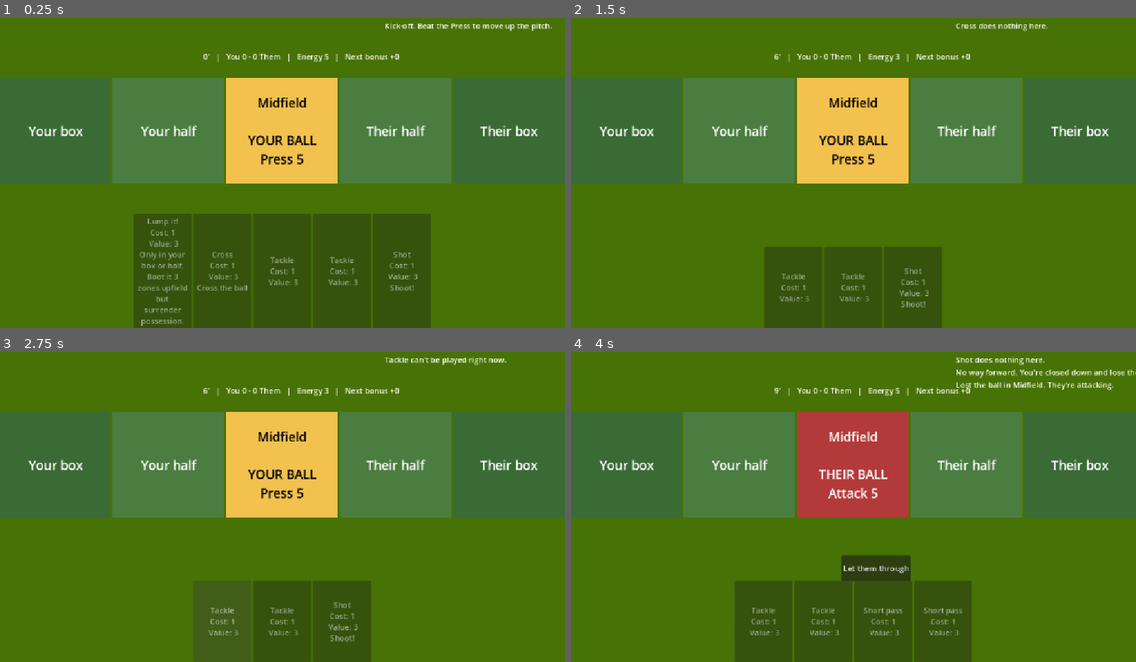
Above: before the commit, frames 1-4 (two rows, left to right).
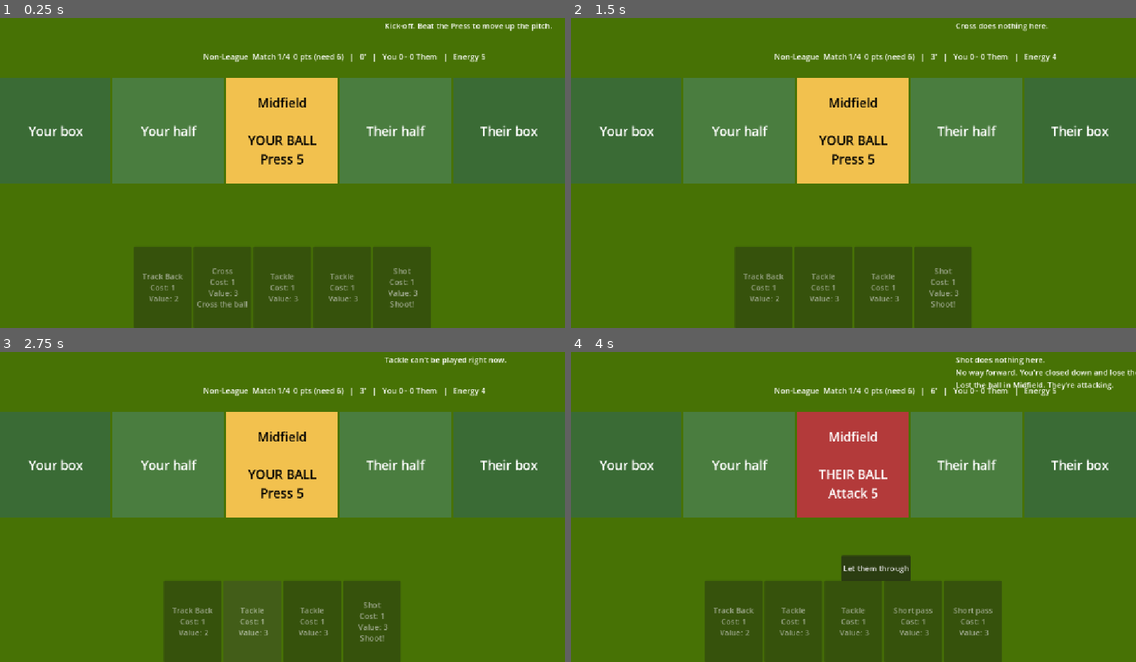
Above: after the commit, the same moments.

Repository: pauleverton/card-collection-test
Game: Godot game, scene res://Scenes/match_slice.tscn
Two runs of this game, one before a commit and one after it. Both use one fixed random seed, a clock stepped at 60 frames per second and the inputs below. This scene is started directly instead of the project's main scene.
Inputs:
- Up to frame 1 (0.25 s): no input
- Up to frame 2 (1.5 s): click "Lump it! Cost: 1 Value: 3 Onl…" (after the commit: "Track Back Cost: 1 Value: 2") at 0.5 s; click "Cross Cost: 1 Value: 3 Cross …" at 1.25 s
- Up to frame 3 (2.75 s): click "Tackle Cost: 1 Value: 3" at 2 s
- Up to frame 4 (4 s): click "Tackle Cost: 1 Value: 3" at 2.75 s; click "Shot Cost: 1 Value: 3 Shoot!" at 3.5 s

The runs differ from the first frame. In frame 1, 7.8% of the frame differs, in the area x 23-86%, y 11-100%; in frame 2, 4.4%; in frame 3, 4.3%; in frame 4, 4.7%.

Commit message:
Seasons added

Diff:
--- a/Resources/recall.tres
+++ /dev/null
@@ -1,9 +0,0 @@
-[gd_resource type="Resource" script_class="ActionData" format=3 uid="uid://d0o01e0m64iss"]
-
-[ext_resource type="Script" uid="uid://c7aob23hi7te0" path="res://Scripts/action_data.gd" id="1_4ishg"]
-
-[resource]
-script = ExtResource("1_4ishg")
-display_name = "Recall"
-tag = "recall"
-metadata/_custom_type_script = "uid://c7aob23hi7te0"
--- a/Resources/track_back.tres
+++ b/Resources/track_back.tres
@@ -7,6 +7,6 @@
 display_name = "Track Back"
 tag = "track_back"
 card_type = "Defending"
-base_value = 3
+base_value = 2
 usable_when = "defending"
 metadata/_custom_type_script = "uid://c7aob23hi7te0"
--- a/Scenes/match_slice.gd
+++ b/Scenes/match_slice.gd
@@ -11,23 +11,12 @@
 @onready var continue_button = $FullTimePanel/VBox/ContinueButton
 
 var pitch := PitchMatch.new()
+## Filled in at full time by LeagueState, and read by Continue to decide where to go next.
+var league_result := {}
+var was_final_tournament := false
 
 func _ready() -> void:
-	var short_pass = load("res://Resources/short_pass.tres")
-	var dribble = load("res://Resources/dribble.tres")
-	var through_ball = load("res://Resources/through_ball.tres")
-	var overlap = load("res://Resources/overlap.tres")
-	var cross = load("res://Resources/cross.tres")
-	var shot = load("res://Resources/shot.tres")
-	var tackle = load("res://Resources/tackle.tres")
-	var track_back = load("res://Resources/track_back.tres")
-	var block = load("res://Resources/block.tres")
-	var retain = load("res://Resources/retain_possession.tres")
-	var lump = load("res://Resources/lump_clear.tres")
-	var deck = [short_pass, short_pass, short_pass, dribble, dribble, through_ball,
-			overlap, overlap, cross, cross, shot,
-			tackle, tackle,lump, track_back, track_back, block, retain]
-	DeckState.start_match(deck)
+	DeckState.start_match(RunState.deck)
 	DeckState.draw(5)
 	pitch.start()
 	hand.card_played.connect(play_card)
@@ -68,26 +57,61 @@
 func _show_full_time() -> void:
 	var coins := pitch.coins_earned()
 	CoinState.add_coins(coins)
+
+	## Read these BEFORE recording the result: promotion moves you to the next tournament.
+	var tournament := LeagueState.current_tournament_name()
+	var target := LeagueState.promotion_target()
+	was_final_tournament = LeagueState.is_final_tournament()
+	league_result = LeagueState.record_match_result(pitch.goals, pitch.conceded)
+	if not league_result["season_ended"] and LeagueState.is_target_out_of_reach():
+		league_result = {"season_ended": true, "promoted": false, "final_points": LeagueState.season_points}
+		CareerState.end_run()
+
 	var result := "LOSS"
 	if pitch.goals > pitch.conceded:
 		result = "WIN"
 	elif pitch.goals == pitch.conceded:
 		result = "DRAW"
-	full_time_label.text = "FULL TIME\n\nYou %d - %d Them\n%s\n\n+%d coins   (total %d)" % [
-			pitch.goals, pitch.conceded, result, coins, CoinState.coins]
+
+	var league_line := ""
+	if not league_result["season_ended"]:
+		league_line = "%s: %d pts, %d matches left (need %d)" % [
+				tournament, LeagueState.season_points, LeagueState.matches_remaining(), target]
+	elif league_result["promoted"] and was_final_tournament:
+		league_line = "%s won with %d pts. YOU'VE WON EVERYTHING!" % [tournament, league_result["final_points"]]
+		continue_button.text = "Start a new run"
+	elif league_result["promoted"]:
+		league_line = "Season over: %d pts. PROMOTED from %s!" % [league_result["final_points"], tournament]
+	else:
+		league_line = "Season over: %d pts, needed %d. RUN OVER." % [league_result["final_points"], target]
+		continue_button.text = "Start a new run"
+
+	full_time_label.text = "FULL TIME\n\nYou %d - %d Them   (%s)\n\n%s\n\n+%d coins   (total %d)" % [
+			pitch.goals, pitch.conceded, result, league_line, coins, CoinState.coins]
 	full_time_panel.visible = true
 
 func _on_continue() -> void:
-	## For now: play another match. Next step: this goes to the reward screen.
-	get_tree().reload_current_scene()
+	RunState.matches_played += 1
+	var season_ended: bool = league_result["season_ended"]
+	var run_over: bool = season_ended and (not league_result["promoted"] or was_final_tournament)
+	if run_over:
+		RunState.new_run()
+		CareerState.start_new_run()
+		get_tree().reload_current_scene()
+	elif pitch.goals > pitch.conceded:
+		get_tree().change_scene_to_file("res://Scenes/reward_screen.tscn")
+	else:
+		get_tree().reload_current_scene()
 
 # ---------- Screen ----------
 
 func refresh_all() -> void:
 	hand.refresh()
 	pitch_strip.show_state(pitch)
-	info_label.text = "%d'   |   You %d - %d Them   |   Energy %d   |   Next bonus +%d" % [
-			pitch.minute, pitch.goals, pitch.conceded, pitch.energy, pitch.next_bonus]
+	info_label.text = "%s  Match %d/%d  %d pts (need %d)   |   %d'   |   You %d - %d Them   |   Energy %d" % [
+			LeagueState.current_tournament_name(), LeagueState.matches_played + 1,
+			LeagueState.MATCHES_PER_SEASON, LeagueState.season_points, LeagueState.promotion_target(),
+			pitch.minute, pitch.goals, pitch.conceded, pitch.energy]
 	shoot_button.visible = pitch.in_their_box() and not pitch.match_over
 	let_through_button.visible = not pitch.has_ball and not pitch.match_over
 	let_through_button.text = "Let them shoot" if pitch.in_our_box() else "Let them through"
@@ -178,3 +202,17 @@
 			"lumped":
 				lines.append("Lumped it clear! They restart from %s." % e["zone"])
 	return "\n".join(lines)
+
+
+## Debug keys, only in the editor: G = you score, C = they score, F = skip to full time.
+func _unhandled_input(event: InputEvent) -> void:
+	if not OS.is_debug_build() or pitch.match_over:
+		return
+	if event is InputEventKey and event.pressed and not event.echo:
+		match event.keycode:
+			KEY_G:
+				_after_action(pitch.debug_goal())
+			KEY_C:
+				_after_action(pitch.debug_concede())
+			KEY_F:
+				_after_action(pitch.debug_full_time())
--- /dev/null
+++ b/Scenes/reward_screen.tscn
@@ -0,0 +1,45 @@
+[gd_scene format=3 uid="uid://r4m53kgwqig8"]
+
+[ext_resource type="Script" uid="uid://b1s3olsetihdd" path="res://Scripts/reward_screen.gd" id="1_esjl1"]
+
+[node name="RewardScreen" type="Control" unique_id=559440154]
+layout_mode = 3
+anchors_preset = 15
+anchor_right = 1.0
+anchor_bottom = 1.0
+grow_horizontal = 2
+grow_vertical = 2
+script = ExtResource("1_esjl1")
+
+[node name="ColorRect" type="ColorRect" parent="." unique_id=797026207]
+layout_mode = 1
+anchors_preset = 15
+anchor_right = 1.0
+anchor_bottom = 1.0
+grow_horizontal = 2
+grow_vertical = 2
+color = Color(0.10980392, 0.14901961, 0.2509804, 1)
+
+[node name="VBox" type="VBoxContainer" parent="." unique_id=1233480549]
+layout_mode = 1
+anchors_preset = 8
+anchor_left = 0.5
+anchor_top = 0.5
+anchor_right = 0.5
+anchor_bottom = 0.5
+offset_left = -20.0
+offset_top = -20.0
+offset_right = 20.0
+offset_bottom = 20.0
+grow_horizontal = 2
+grow_vertical = 2
+
+[node name="TitleLabel" type="Label" parent="VBox" unique_id=1821993038]
+layout_mode = 2
+
+[node name="Choices" type="HBoxContainer" parent="VBox" unique_id=867913717]
+layout_mode = 2
+
+[node name="SkipButton" type="Button" parent="VBox" unique_id=790718802]
+layout_mode = 2
+text = "Skip"
--- a/Scripts/action_data.gd
+++ b/Scripts/action_data.gd
@@ -5,9 +5,9 @@
 @export var id: String
 @export var display_name: String
 @export var energy_cost: int = 1
-@export_enum("pass","overlap", "dribble","lump_clear", "long_ball", "cross", "shot", "tackle", "press", "block", "recall","track_back","retain") var tag: String = "pass"
-@export_enum("Common","Rare","Special") var card_rarity:String="common"
-@export_enum("Attacking","Defending","Move","Utility") var card_type:String="attacking"
+@export_enum("pass","overlap", "dribble","lump_clear", "long_ball", "cross", "shot", "tackle", "press", "block","track_back","retain") var tag: String = "pass"
+@export_enum("common","rare","special") var card_rarity:String="common"
+@export_enum("attacking","defending","move","utility") var card_type:String="attacking"
 @export var base_value: int = 1
 @export var draw_count: int = 0
 @export var energy_boost: int = 0
--- a/Scripts/league_state.gd
+++ b/Scripts/league_state.gd
@@ -145,3 +145,7 @@
 func reset_for_new_tournament() -> void:
 	season_points = 0
 	matches_played = 0
+
+## True if even winning every remaining match can't reach the target.
+func is_target_out_of_reach() -> bool:
+	return season_points + matches_remaining() * POINTS_WIN < promotion_target()
--- a/Scripts/pitch_match.gd
+++ b/Scripts/pitch_match.gd
@@ -126,8 +126,6 @@
 
 ## True if the card is worth playing right now (used for the green tint).
 func would_succeed(card: ActionData) -> bool:
-	if match_over:
-		return false
 	if match_over or not is_right_phase(card):
 		return false
 	if card.tag in ["retain", "overlap"]:
@@ -181,7 +179,7 @@
 		next_bonus += card.base_value
 		events.append({"type": "bonus", "next_bonus": next_bonus})
 	elif card.tag == "retain":
-		energy += card.base_value
+		energy += card.energy_boost
 		DeckState.draw(card.draw_count)
 		events.append({"type": "retain", "energy": card.base_value, "drew": card.draw_count})
 	elif card.tag == "lump_clear":
@@ -215,6 +213,7 @@
 	events.append({"type": "basic_shot", "roll": roll, "quality": quality})
 	_shoot(events)
 	_check_out_of_energy(events)
+	_tick_clock(events)
 	return events
 
 ## Defending: don't challenge, let them carry on (or shoot, if they're in your box).
@@ -225,6 +224,7 @@
 		return events
 	if has_ball:
 		events.append({"type": "not_now"})
+		return events
 	elif zone == 0:
 		_their_shot(events)
 	else:
@@ -482,3 +482,30 @@
 	else:
 		coins += COINS_LOSS
 	return coins
+
+
+# ---------- Debug only ----------
+
+func debug_goal() -> Array:
+	var events := []
+	goals += 1
+	events.append({"type": "goal", "goals": goals})
+	zone = 2
+	_start_their_possession()
+	_tick_clock(events)
+	return events
+
+func debug_concede() -> Array:
+	var events := []
+	conceded += 1
+	events.append({"type": "conceded", "conceded": conceded})
+	zone = 2
+	_start_our_possession(events)
+	_tick_clock(events)
+	return events
+
+func debug_full_time() -> Array:
+	var events := []
+	minute = MATCH_LENGTH - MINUTES_PER_ACTION
+	_tick_clock(events)
+	return events
--- /dev/null
+++ b/Scripts/reward_screen.gd
@@ -0,0 +1,24 @@
+extends Control
+
+const CARD_UI = preload("res://Scenes/action_card_ui.tscn")
+
+@onready var title_label = $VBox/TitleLabel
+@onready var choices = $VBox/Choices
+@onready var skip_button = $VBox/SkipButton
+
+func _ready() -> void:
+	title_label.text = "Match %d done. Pick a card for your deck (%d cards)." % [
+			RunState.matches_played, RunState.deck.size()]
+	for card in RunState.reward_options():
+		var ui = CARD_UI.instantiate()
+		ui.setup(card)
+		ui.card_clicked.connect(_on_card_chosen)
+		choices.add_child(ui)
+	skip_button.pressed.connect(_next_match)
+
+func _on_card_chosen(card: ActionData) -> void:
+	RunState.add_card(card)
+	_next_match()
+
+func _next_match() -> void:
+	get_tree().change_scene_to_file("res://Scenes/match_slice.tscn")
--- /dev/null
+++ b/Scripts/run_state.gd
@@ -0,0 +1,48 @@
+extends Node
+## Autoload: everything that lasts for a whole run (your deck, matches played).
+## Register as "RunState" in Project Settings > Globals > Autoload.
+
+const STARTING_DECK := [
+	"res://Resources/short_pass.tres", "res://Resources/short_pass.tres", "res://Resources/short_pass.tres",
+	"res://Resources/dribble.tres", "res://Resources/dribble.tres",
+	"res://Resources/through_ball.tres",
+	"res://Resources/overlap.tres", "res://Resources/overlap.tres",
+	"res://Resources/cross.tres", "res://Resources/cross.tres",
+	"res://Resources/shot.tres",
+	"res://Resources/tackle.tres", "res://Resources/tackle.tres",
+	"res://Resources/track_back.tres", "res://Resources/track_back.tres",
+	"res://Resources/block.tres", "res://Resources/lump_clear.tres",
+	"res://Resources/retain_possession.tres"]
+
+## Cards that can be offered as rewards.
+const REWARD_POOL := [
+	"res://Resources/short_pass.tres", "res://Resources/dribble.tres",
+	"res://Resources/through_ball.tres", "res://Resources/overlap.tres",
+	"res://Resources/cross.tres", "res://Resources/shot.tres",
+	"res://Resources/track_back.tres", "res://Resources/block.tres",
+	"res://Resources/lump_clear.tres"]
+const REWARD_CHOICES := 3
+
+var deck: Array = []
+var matches_played := 0
+
+func _ready() -> void:
+	new_run()
+
+func new_run() -> void:
+	deck.clear()
+	for path in STARTING_DECK:
+		deck.append(load(path))
+	matches_played = 0
+
+## Three different random cards from the pool.
+func reward_options() -> Array:
+	var pool := REWARD_POOL.duplicate()
+	pool.shuffle()
+	var options := []
+	for path in pool.slice(0, REWARD_CHOICES):
+		options.append(load(path))
+	return options
+
+func add_card(card: ActionData) -> void:
+	deck.append(card)
--- a/project.godot
+++ b/project.godot
@@ -24,6 +24,7 @@
 CoinState="*uid://6pmwnexcrmhu"
 BossRoster="*uid://dbspi4n07cpr6"
 DeckState="*uid://bik846611mhor"
+RunState="*uid://divwdvrm5qb60"
 
 [display]
 
Not shown, added: Scripts/reward_screen.gd.uid
Not shown, added: Scripts/run_state.gd.uid
